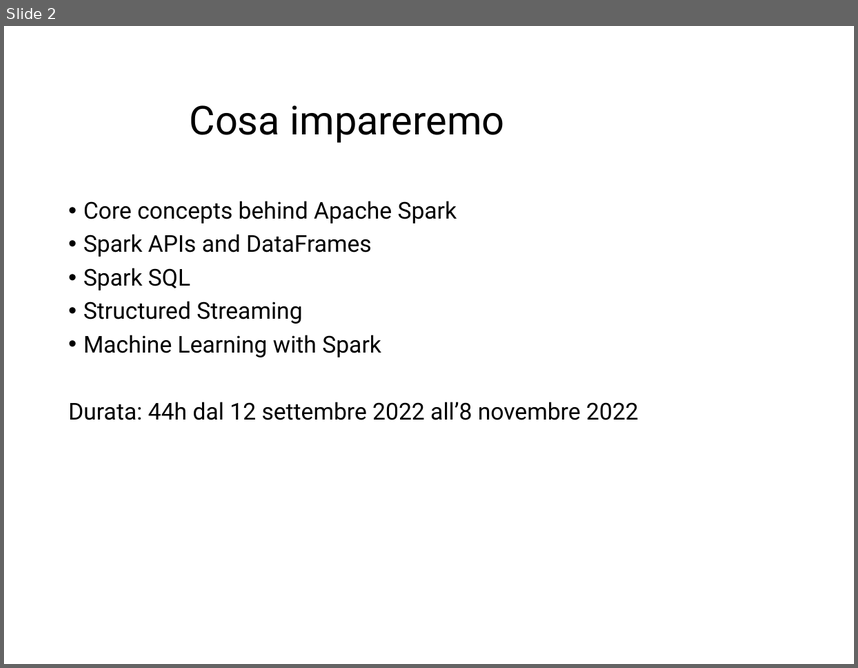
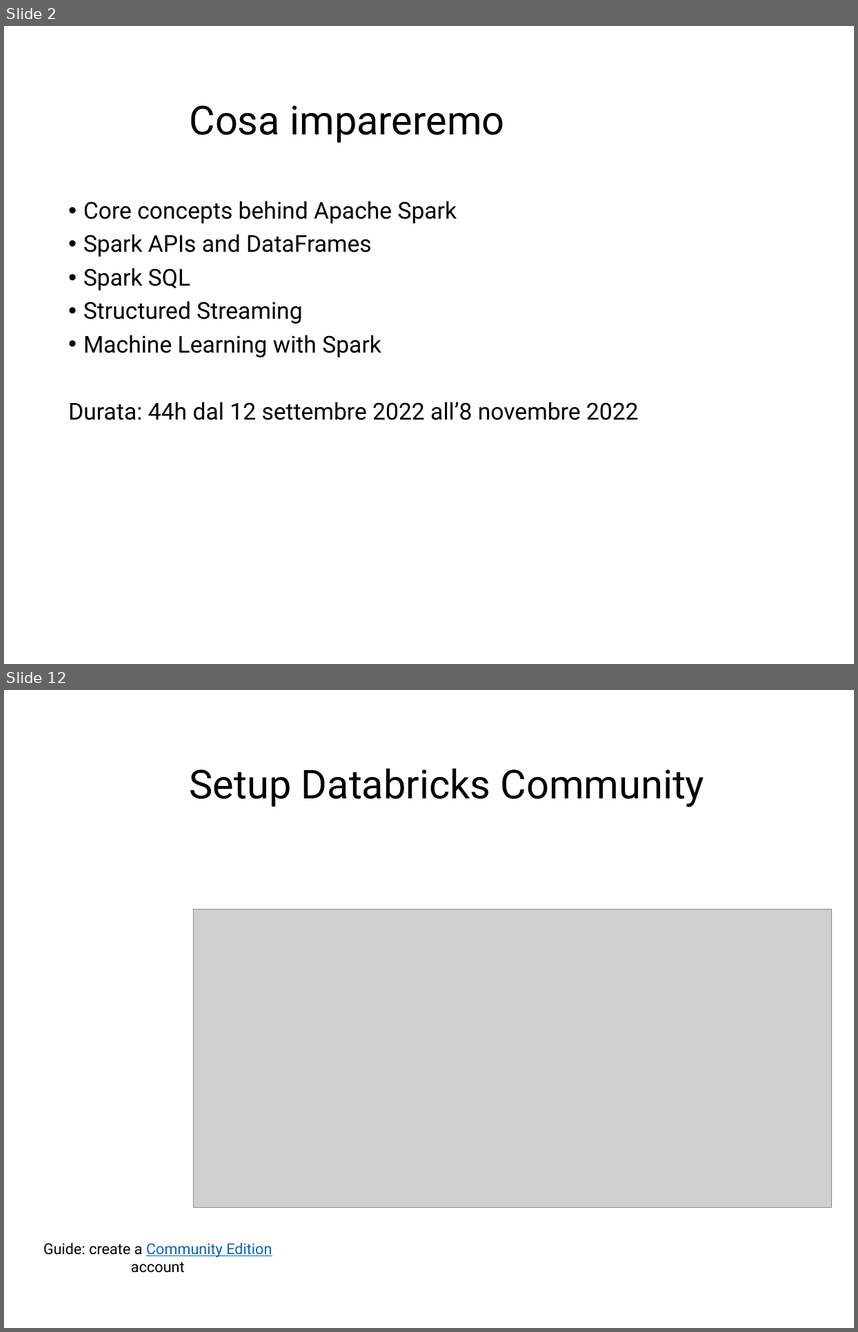
Before and after one commit to Marco-Santoni/databricks-from-scratch, a slide deck: training-spark/0_Intro_v1.pptx. Shown one above the other, each under a label of ours: slide 2 before the commit, slides 2 and 12 after it; the slides between them are not shown. The pictures are 858x668 and 858x1332 pixels, drawn with LibreOffice and Linux fonts; fonts in the diff are those of the drawing; grey boxes stand for pictures; background and template pictures are left out. Boxes give left, top, right and bottom in pixels: in the first picture for what was removed or moved away, otherwise in the second. Text is boxed around its words. In the diff, an @@ line names an element or a change of style, - is before the commit and + after.

```diff
--- a/training-spark/0_Intro_v1.pptx
+++ b/training-spark/0_Intro_v1.pptx
@@ slide 12 added at (4, 690, 854, 1328), background #FFFFFF @@
@@ title added at (190, 768, 705, 807), 48 pt, text #000000 @@
+Setup Databricks Community
@@ picture added at (193, 909, 831, 1208) @@
@@ text added at (43, 1242, 272, 1272), 18 pt, text #000000 @@
+Guide: create a Community Edition account
```
Also in this commit, not shown: 2 slides changed, 11 other slides added, 1 slide removed.
